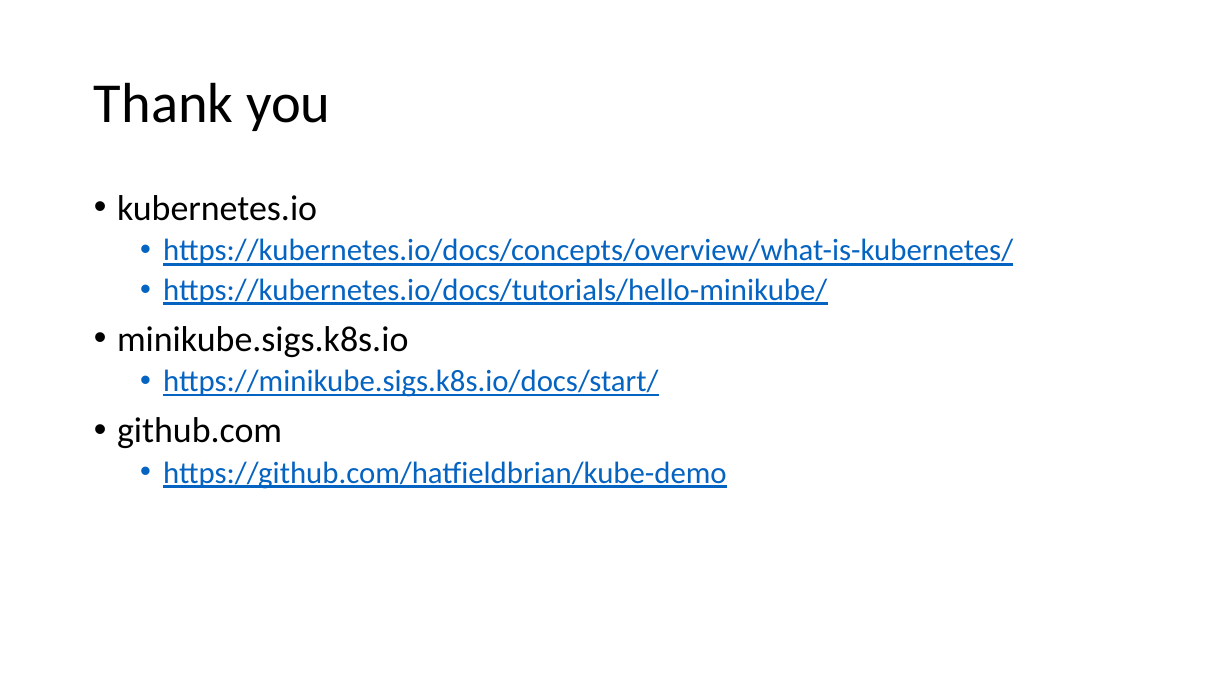
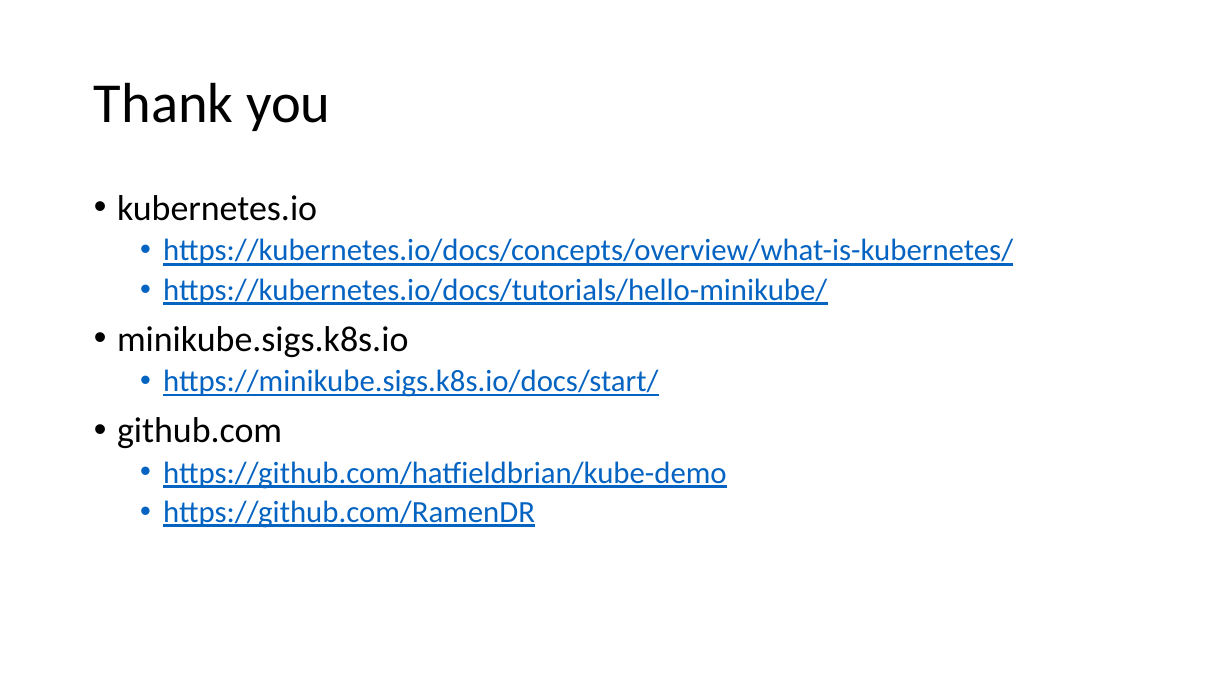
Before and after one commit to hatfieldbrian/kube-demo, a slide deck: slide 8 of Kubernetes & Minikube.pptx. Drawn at 1232x693 pixels with LibreOffice and Linux fonts; fonts in the diff are those of the drawing. Boxes give left, top, right and bottom in pixels: in the first picture for what was removed or moved away, otherwise in the second. Text is boxed around its words. In the diff, an @@ line names an element or a change of style, - is before the commit and + after.

```diff
--- a/Kubernetes & Minikube.pptx
+++ b/Kubernetes & Minikube.pptx
@@ text at box(163, 500, 535, 528): paragraph added @@
+  • https://github.com/RamenDR
```
Also in this commit, not shown: 1 other slide changed.
